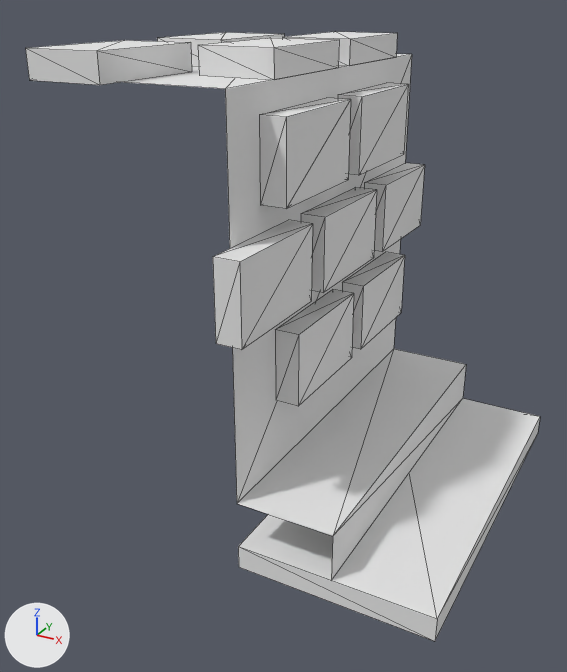
The OBJ model assets/side.obj: old version first, new version second.
Before and after are seen from a 50 mm camera at (0.839, -1.797, 1.168) aimed at (-0.074, -0.137, 0.338). Lighting does not change. The marker at lower left points along +X, +Y and +Z. The first picture is the older version. Mesh edges are drawn as thin lines. Where no turn or scale is listed for an object, it has been applied to the vertices. Vertices at exactly the same position are counted once.

Objects in the first picture: 'side'.
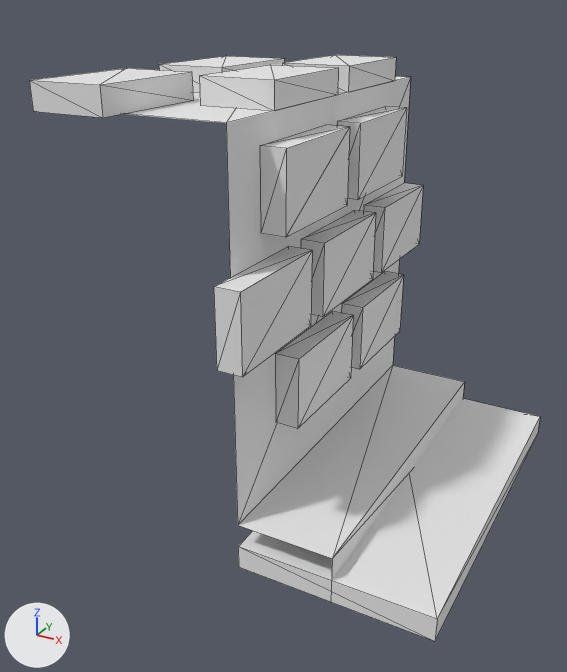
Pixel boxes (x1, y1, x2, y2) of what changed, in the pictures (567 x 672 px; the box of a moved part takes in the faces that stretch with it):
'side', reshaped: before (26, 32, 540, 641); after (29, 55, 540, 641)
part 1 of me_side, moved or reshaped: before (259, 98, 351, 209); after (282, 55, 396, 92)
part 2 of me_side, moved or reshaped: before (338, 83, 408, 175); after (199, 65, 338, 111)
part 3 of me_side, moved or reshaped: before (364, 163, 425, 252); after (337, 107, 407, 200)
part 4 of me_side, moved or reshaped: before (213, 220, 313, 350); after (275, 311, 353, 428)
part 5 of me_side, moved or reshaped: before (301, 187, 377, 293); after (301, 210, 376, 317)
part 6 of me_side, moved or reshaped: before (342, 252, 405, 349); after (341, 271, 404, 369)
part 7 of me_side, moved or reshaped: before (124, 54, 466, 581); after (125, 76, 465, 581)
part 8 of me_side, moved or reshaped: before (26, 40, 192, 85); after (29, 68, 193, 118)
part 9 of me_side, moved or reshaped: before (157, 32, 284, 66); after (214, 246, 312, 377)
part 10 of me_side, moved or reshaped: before (282, 32, 397, 66); after (363, 183, 423, 273)
part 11 of me_side, moved or reshaped: before (198, 38, 339, 80); after (260, 125, 350, 237)
part 12 of me_side, moved or reshaped: before (275, 289, 354, 406); after (159, 56, 284, 93)

Patch to the scene script:
```diff
--- a/assets/side.obj.py
+++ b/assets/side.obj.py
@@ me_side @@
 # used by ob_side; location = (0.0, 0.0, 0.0)
-me_side.from_pydata(...)  # 106 vertices, 128 faces; spans x -0.5..0.5, y -0.562..0.5, z -0.125..1.062
+me_side.from_pydata(...)  # 106 vertices, 128 faces; spans x -0.5..0.5, y -0.562..0.5, z -0.125..1.0
+# me_side part 1: the loose piece of 8 vertices spanning x 0.0..0.062, y -0.375..-0.062, z 0.75..0.938 is turned -90 degrees about the y axis through its middle, then moved by (-0.125, 0.438, 0.125)
+# me_side part 2: the loose piece of 8 vertices spanning x 0.0..0.062, y 0.0..0.313, z 0.75..0.938 is turned -90 degrees about the y axis through its middle, then moved by (-0.125, -0.312, 0.125)
+# me_side part 3: the loose piece of 8 vertices spanning x 0.0..0.062, y 0.188..0.5, z 0.5..0.688 is moved by (0.0, -0.187, 0.188)
+# me_side part 4: the loose piece of 8 vertices spanning x 0.0..0.062, y -0.562..-0.25, z 0.5..0.688 is moved by (0.0, 0.25, -0.313)
+# me_side part 5: the loose piece of 8 vertices spanning x 0.0..0.062, y -0.187..0.125, z 0.5..0.688 is moved by (0.0, 0.0, -0.062)
+# me_side part 6: the loose piece of 8 vertices spanning x 0.0..0.062, y 0.063..0.375, z 0.25..0.438 is moved by (0.0, 0.0, -0.062)
+# me_side part 7: the loose piece of 10 vertices spanning x -0.5..0.25, y -0.5..0.5, z -0.063..1.0 is moved by (0.0, 0.0, -0.062)
+# me_side part 8: the loose piece of 8 vertices spanning x -0.438..-0.25, y -0.562..-0.25, z 1.0..1.062 is moved by (0.0, 0.0, -0.062)
+# me_side part 9: the loose piece of 8 vertices spanning x -0.438..-0.25, y -0.125..0.188, z 1.0..1.062 is turned 90 degrees about the y axis through its middle, then moved by (0.375, -0.438, -0.5)
+# me_side part 10: the loose piece of 8 vertices spanning x -0.188..0.0, y 0.063..0.375, z 1.0..1.062 is turned 90 degrees about the y axis through its middle, then moved by (0.125, 0.125, -0.5)
+# me_side part 11: the loose piece of 8 vertices spanning x -0.188..0.0, y -0.312..0.0, z 1.0..1.062 is turned 90 degrees about the y axis through its middle, then moved by (0.125, -0.063, -0.25)
+# me_side part 12: the loose piece of 8 vertices spanning x 0.0..0.062, y -0.312..0.0, z 0.25..0.438 is turned -90 degrees about the y axis through its middle, then moved by (-0.375, 0.188, 0.625)
 me_side.materials.append(mat_m_b48d6d2a_9c0f_2889_7ff2_2f01569d6069_015)
```
